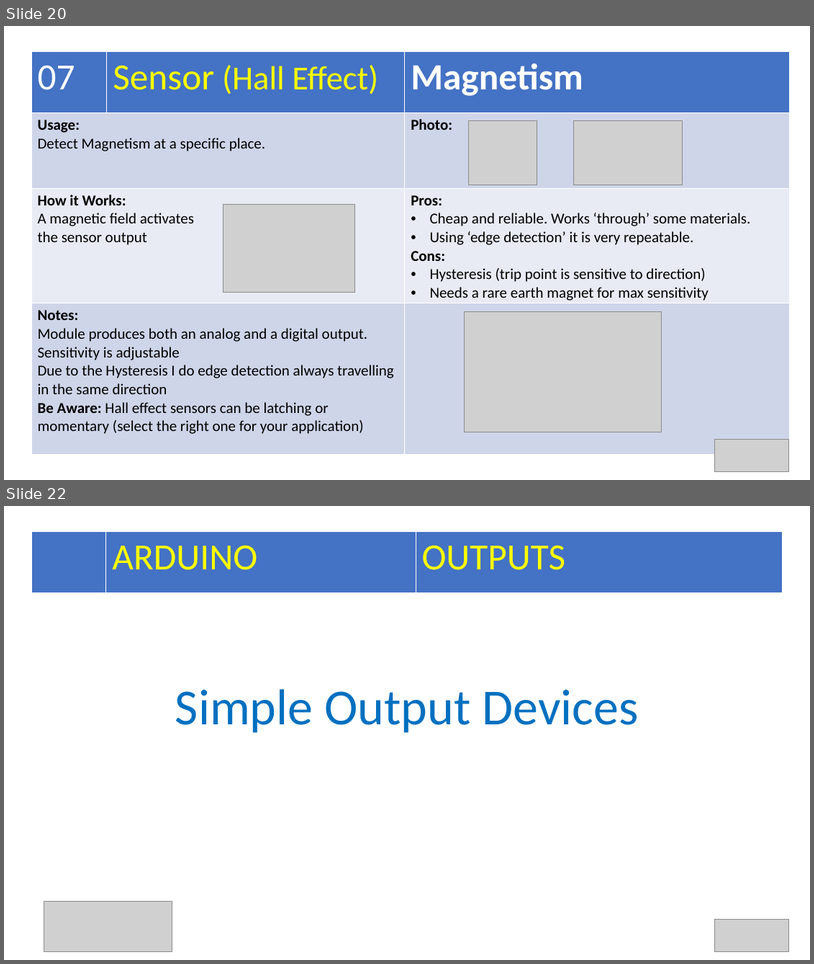
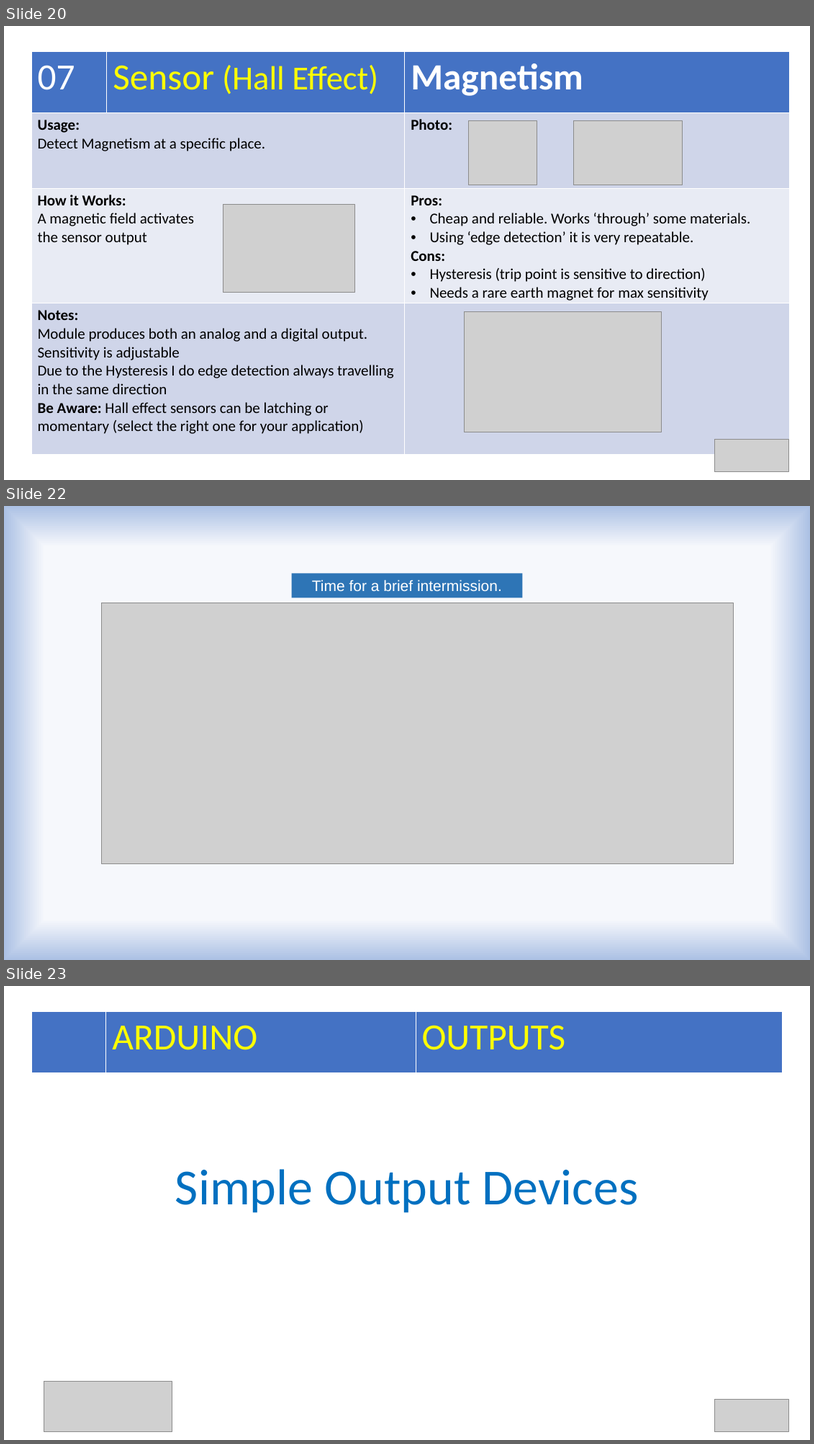
Before and after one commit to Alan-Lomax/MERG-SIG-Presentations, a slide deck: Arduino IO Compendium.pptx. Shown one above the other, each under a label of ours: slides 20 and 22 before the commit, slides 20, 22 and 23 after it; the slides between them are not shown. The pictures are 814x964 and 814x1444 pixels, drawn with LibreOffice and Linux fonts; fonts in the diff are those of the drawing; grey boxes stand for pictures. Boxes give left, top, right and bottom in pixels: in the first picture for what was removed or moved away, otherwise in the second. Text is boxed around its words. In the diff, an @@ line names an element or a change of style, - is before the commit and + after.

```diff
--- a/Arduino IO Compendium.pptx
+++ b/Arduino IO Compendium.pptx
@@ slide 22 added at [4, 506, 810, 960], background gradient #F6F8FC to #ABC0E4 @@
@@ rectangle added at [292, 573, 523, 597], fill #2E75B6, 18 pt, text #FFFFFF @@
+Time for a brief intermission.
@@ picture added at [101, 602, 734, 863] @@
@@ what was slide 22 is now slide 23 @@
```
Also in this commit, not shown: 3 slides changed.
